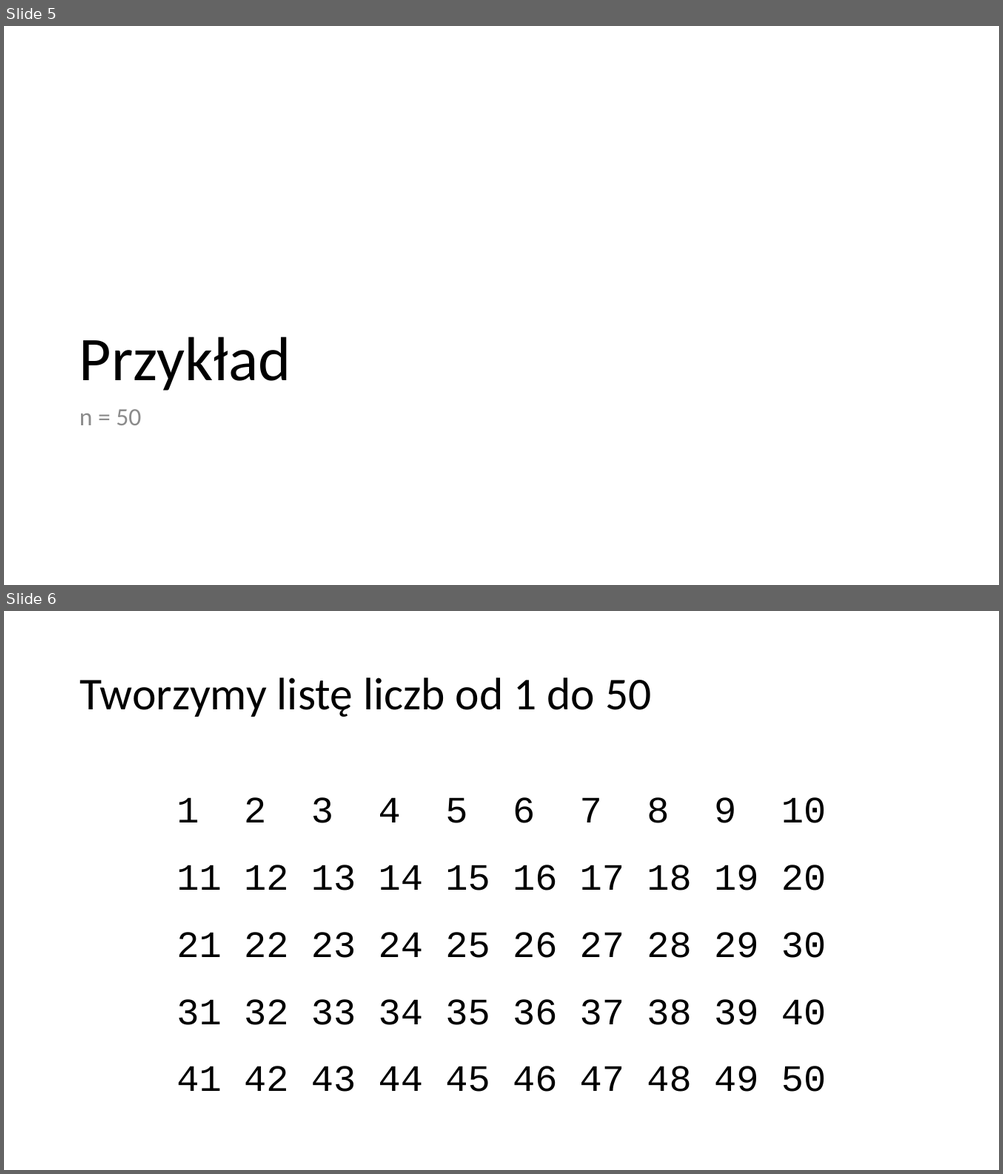
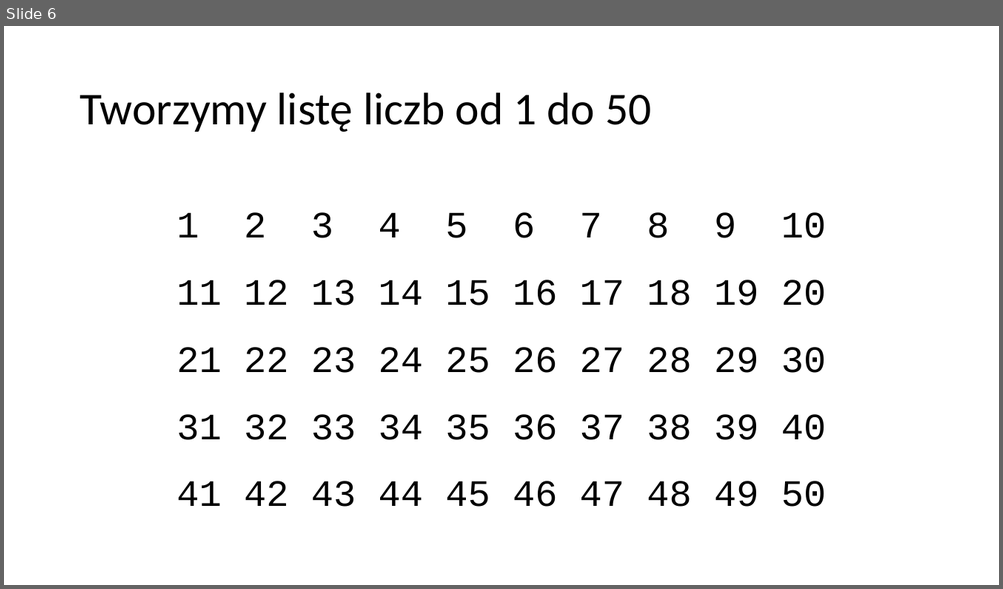
Before and after one commit to blackbat13/cs-lut, a slide deck: Algorytmy/Sito Eratostenesa.pptx. Shown one above the other, each under a label of ours: slides 5 and 6 before the commit, slide 6 after it. The pictures are 1003x1174 and 1003x589 pixels, drawn with LibreOffice and Linux fonts; fonts in the diff are those of the drawing. Boxes give left, top, right and bottom in pixels: in the first picture for what was removed or moved away, otherwise in the second. Text is boxed around its words. In the diff, an @@ line names an element or a change of style, - is before the commit and + after.

```diff
--- a/Algorytmy/Sito Eratostenesa.pptx
+++ b/Algorytmy/Sito Eratostenesa.pptx
@@ slide 5 removed at <box>4,26,999,585</box>, background #FFFFFF @@
@@ title removed at <box>79,337,291,391</box> @@
-Przykład
@@ text removed at <box>79,409,141,426</box> @@
-n = 50
```
Also in this commit, not shown: 3 slides changed, 2 slides added, 1 other slide removed, 1 other file.
